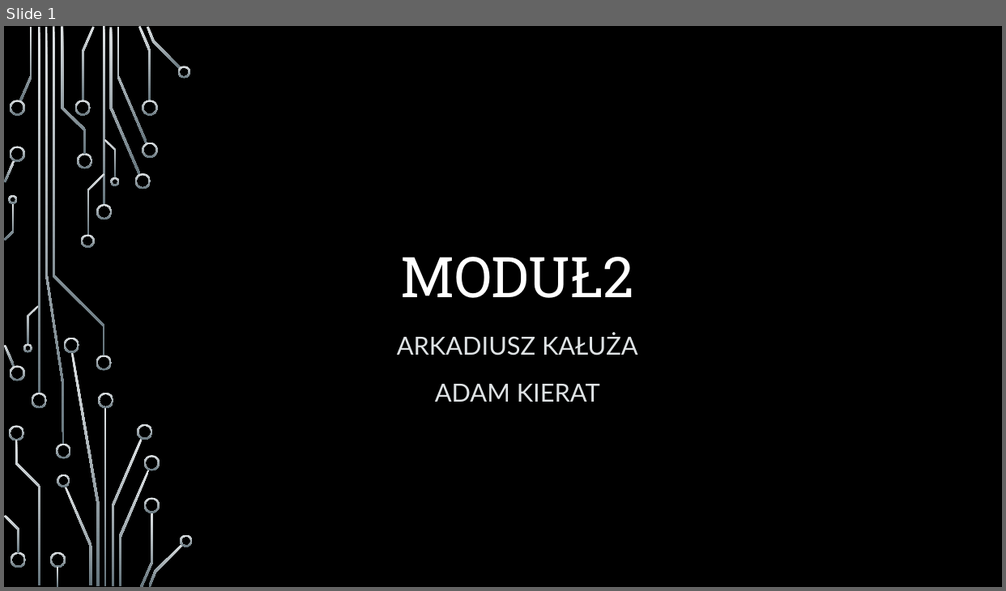
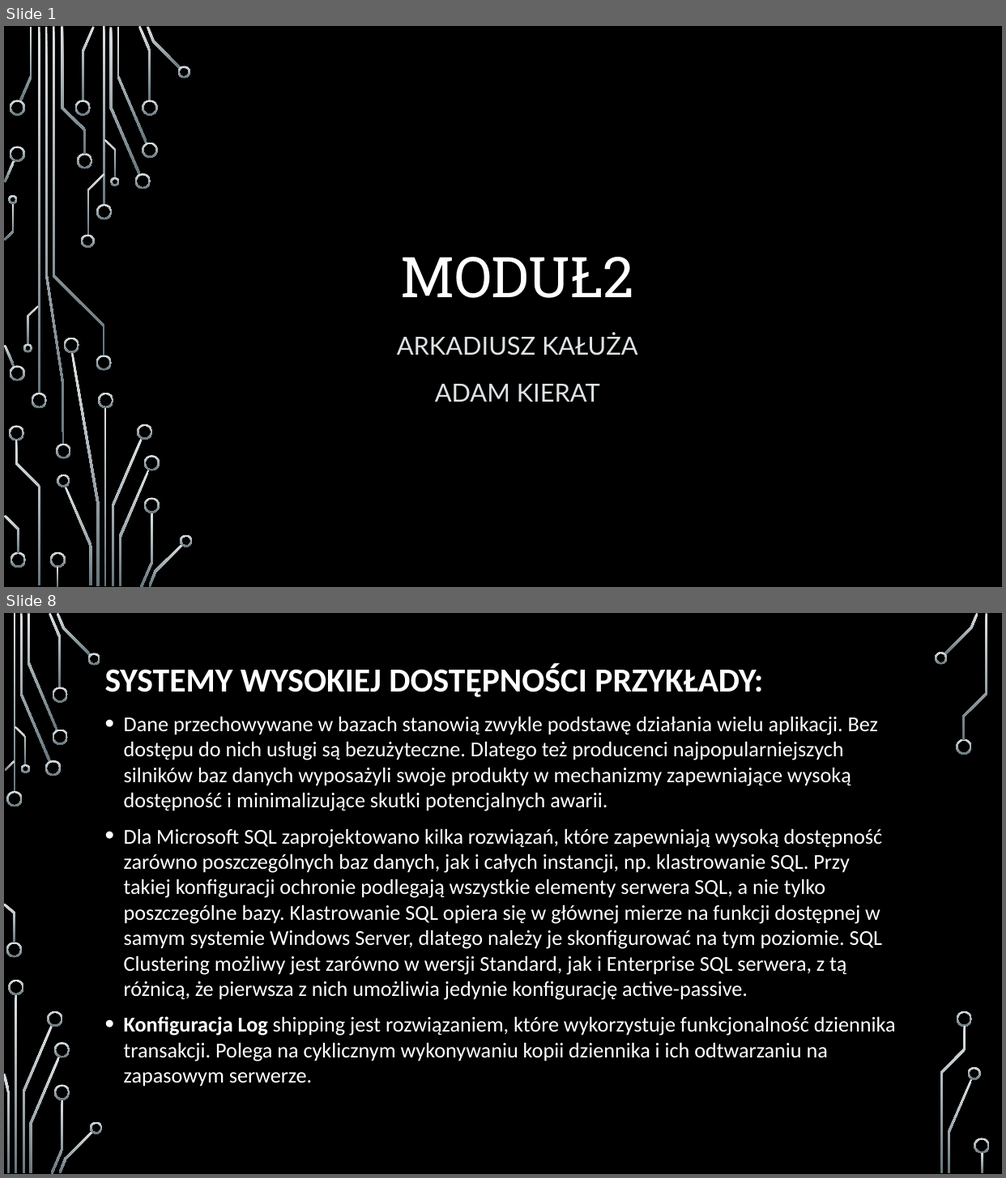
Before and after one commit to arcziko9/ZarzadzanieSystemamiInformatycznymiPOLSL, a slide deck: Projekt2/Adam_Kierat_Arkadiusz_Kałuża_Modul2_prezentacja.pptx. Shown one above the other, each under a label of ours: slide 1 before the commit, slides 1 and 8 after it; the slides between them are not shown. The pictures are 1006x591 and 1006x1178 pixels, drawn with LibreOffice and Linux fonts; fonts in the diff are those of the drawing; background and template pictures are left out. Boxes give left, top, right and bottom in pixels: in the first picture for what was removed or moved away, otherwise in the second. Text is boxed around its words. In the diff, an @@ line names an element or a change of style, - is before the commit and + after.

```diff
--- a/Projekt2/Adam_Kierat_Arkadiusz_Kałuża_Modul2_prezentacja.pptx
+++ b/Projekt2/Adam_Kierat_Arkadiusz_Kałuża_Modul2_prezentacja.pptx
@@ slide 8 added at [4,613,1002,1174], background picture (left out) @@
@@ title added at [105,664,763,697], 32.4 pt, text #FFFFFF, bold @@
+SYSTEMY WYSOKIEJ DOSTĘPNOŚCI PRZYKŁADY:
@@ text added at [124,716,896,1087], 20.4 pt, text #FFFFFF @@
+• Dane przechowywane w bazach stanowią zwykle podstawę działania wielu aplikacji. Bez dostępu do nich usługi są bezużyteczne. Dlatego też producenci najpopularniejszych silników baz danych wyposażyli swoje produkty w mechanizmy zapewniające wysoką dostępność i minimalizujące skutki potencjalnych awarii.
+• Dla Microsoft SQL zaprojektowano kilka rozwiązań, które zapewniają wysoką dostępność zarówno poszczególnych baz danych, jak i całych instancji, np. klastrowanie SQL. Przy takiej konfiguracji ochronie podlegają wszystkie elementy serwera SQL, a nie tylko poszczególne bazy. Klastrowanie SQL opiera się w głównej mierze na funkcji dostępnej w samym systemie Windows Server, dlatego należy je skonfigurować na tym poziomie. SQL Clustering możliwy jest zarówno w wersji Standard, jak i Enterprise SQL serwera, z tą różnicą, że pierwsza z nich umożliwia jedynie konfigurację active-passive.
+• Konfiguracja Log shipping jest rozwiązaniem, które wykorzystuje funkcjonalność dziennika transakcji. Polega na cyklicznym wykonywaniu kopii dziennika i ich odtwarzaniu na zapasowym serwerze.
@@ group added at [4,613,990,1174]: 33 freeform shapes, 3 rectangles @@
```
Also in this commit, not shown: 1 slide changed, 13 other slides added, 4 other files.
